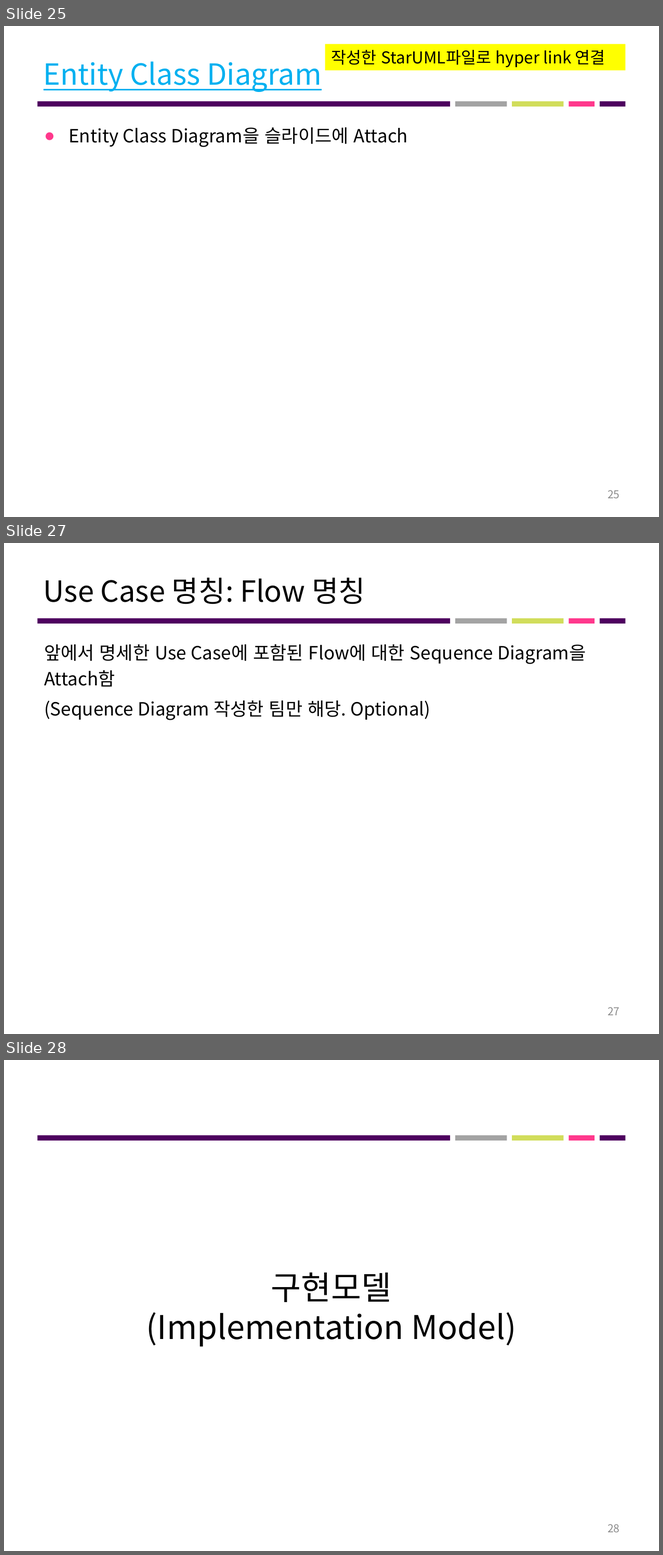
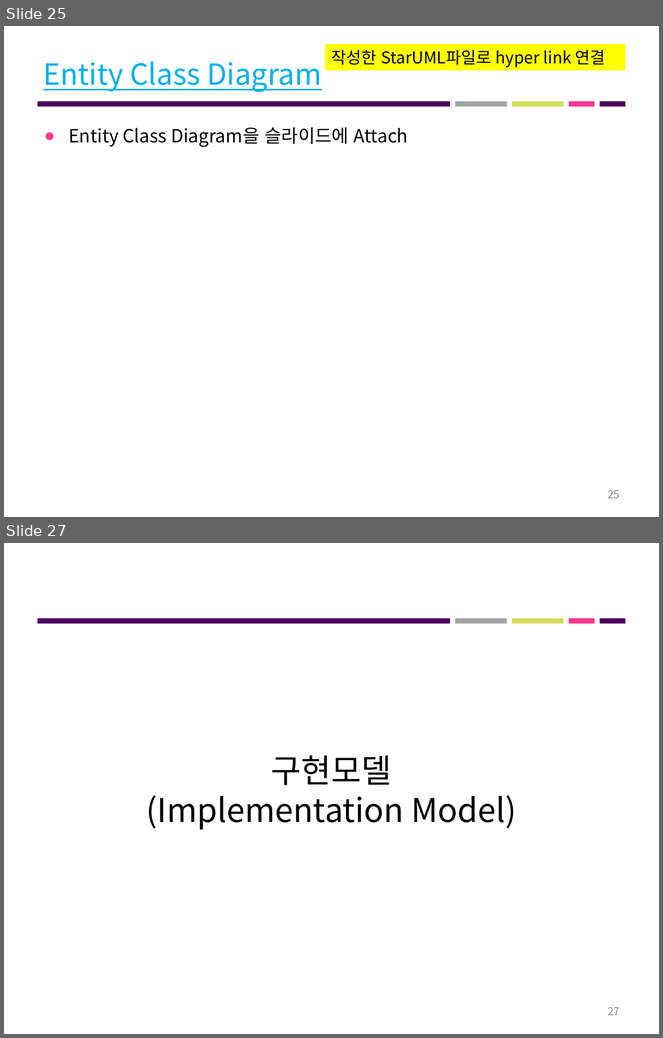
Before and after one commit to roeniss/TripPicker, a slide deck: 관리산출물/프로젝트_최종결과보고서/1팀_최종결과보고서.pptx. Shown one above the other, each under a label of ours: slides 25, 27 and 28 before the commit, slides 25 and 27 after it; the slides between them are not shown. The pictures are 663x1555 and 663x1038 pixels, drawn with LibreOffice and Linux fonts; fonts in the diff are those of the drawing. Boxes give left, top, right and bottom in pixels: in the first picture for what was removed or moved away, otherwise in the second. Text is boxed around its words. In the diff, an @@ line names an element or a change of style, - is before the commit and + after.

```diff
--- a/관리산출물/프로젝트_최종결과보고서/1팀_최종결과보고서.pptx
+++ b/관리산출물/프로젝트_최종결과보고서/1팀_최종결과보고서.pptx
@@ slide 27 removed at box(4, 543, 659, 1034), background #FFFFFF; not listed: 5 template elements that a slide beside it also shows @@
@@ title removed at box(44, 577, 365, 604) @@
-Use Case 명칭: Flow 명칭
@@ text removed at box(44, 644, 586, 720) @@
-앞에서 명세한 Use Case에 포함된 Flow에 대한 Sequence Diagram을 Attach함
-(Sequence Diagram 작성한 팀만 해당. Optional)
@@ page number removed at box(608, 1007, 620, 1016) @@
-27
@@ what was slide 28 is now slide 27 @@
@@ page number at box(608, 1007, 620, 1016): text changed @@
-28
+27
```
Also in this commit, not shown: 4 slides changed, 1 other file.
